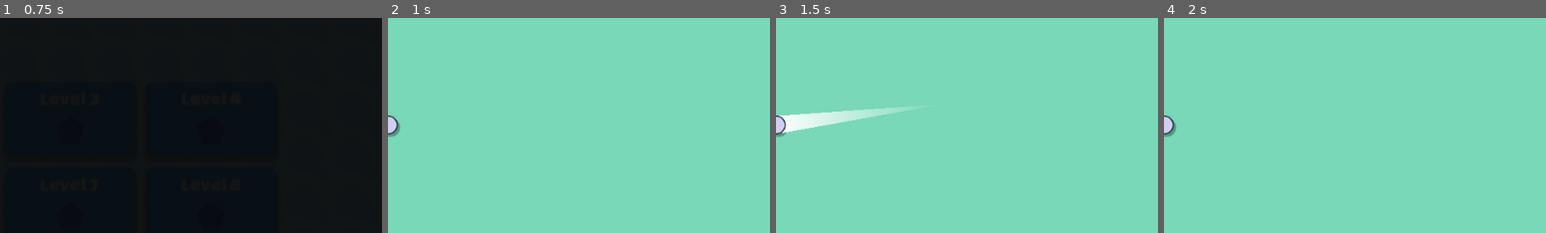
Above: before the commit, frames 1-4 (left to right).
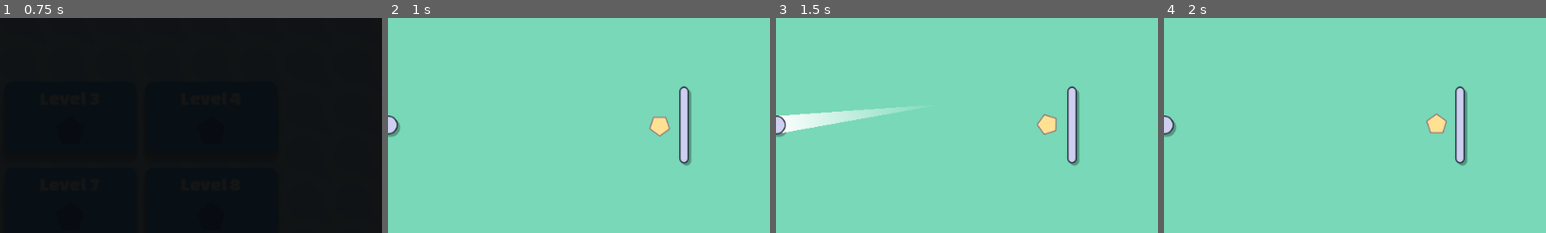
Above: after the commit, the same moments.

Repository: WirelessNine/Re-Cochet
Game: Godot game, scene res://scenes/main/main.tscn
The game is run twice, just before and just after one commit, with the same random seed, the same clock (stepped at 60 frames per second) and the same inputs.
Inputs (mouse positions are % of the whole screen's width and height, from its top left):
- Up to frame 1 (0.75 s): click (22, 48) at 0.5 s
- Up to frame 2 (1 s): no input
- Up to frame 3 (1.5 s): tap Enter (ui_accept) at 1.25 s; move the mouse to (72, 45) at 1.27 s; tap I at 1.35 s; click (72, 45) at 1.42 s
- Up to frame 4 (2 s): tap Enter (ui_accept) at 1.52 s
The pictures show only the part of the screen within x 50-100%, y 25-75%; the shares and areas given below are measured in that part.

Frame 1 is identical in both runs. In frame 2, 1.5% of the frame differs, in the area x 68-80%, y 31-69%; in frame 3, 1.5%; in frame 4, 1.5%.

Commit message:
Create levels

Diff:
--- a/scenes/levels/level_01.tscn
+++ b/scenes/levels/level_01.tscn
@@ -1,8 +1,9 @@
 [gd_scene format=3 uid="uid://c4f18m7owfw4d"]
 
 [ext_resource type="PackedScene" uid="uid://dhu4mu7mc1ft2" path="res://scenes/player/ball.tscn" id="1_m802k"]
-[ext_resource type="Script" uid="uid://du4roo37xvmjx" path="res://scenes/levels/level_2d.gd" id="1_uvc87"]
+[ext_resource type="Script" uid="uid://du4roo37xvmjx" path="res://scripts/level_2d.gd" id="1_uvc87"]
 [ext_resource type="PackedScene" uid="uid://ipnpybmkm30b" path="res://scenes/obstacles/wall.tscn" id="2_i2aat"]
+[ext_resource type="PackedScene" uid="uid://d7puovc8g6ot" path="res://scenes/player/pentagon.tscn" id="4_uvc87"]
 
 [node name="Level01" type="Node2D" unique_id=1967266403]
 script = ExtResource("1_uvc87")
@@ -20,3 +21,11 @@
 [node name="Wall" parent="." unique_id=251030527 instance=ExtResource("2_i2aat")]
 position = Vector2(-368, 0)
 metadata/_scene_painted = true
+
+[node name="Wall2" parent="." unique_id=1206347571 instance=ExtResource("2_i2aat")]
+position = Vector2(496, 0)
+metadata/_scene_painted = true
+
+[node name="Pentagon" parent="." unique_id=833800454 instance=ExtResource("4_uvc87")]
+position = Vector2(456, 0)
+metadata/_scene_painted = true
--- /dev/null
+++ b/scenes/levels/level_02.tscn
@@ -0,0 +1,40 @@
+[gd_scene format=3 uid="uid://pbgtu8y2ily3"]
+
+[ext_resource type="Script" uid="uid://du4roo37xvmjx" path="res://scripts/level_2d.gd" id="1_c5o3r"]
+[ext_resource type="PackedScene" uid="uid://dhu4mu7mc1ft2" path="res://scenes/player/ball.tscn" id="2_3acmf"]
+[ext_resource type="PackedScene" uid="uid://ipnpybmkm30b" path="res://scenes/obstacles/wall.tscn" id="3_yjjx0"]
+[ext_resource type="PackedScene" uid="uid://d7puovc8g6ot" path="res://scenes/player/pentagon.tscn" id="4_3acmf"]
+
+[node name="Level02" type="Node2D" unique_id=1967266403]
+script = ExtResource("1_c5o3r")
+level_id = 1
+canvas_color = Color(1, 0.64705884, 0.50980395, 1)
+min_hits_required = 1
+
+[node name="Camera" type="Camera2D" parent="." unique_id=271012844]
+unique_name_in_owner = true
+zoom = Vector2(0.5, 0.5)
+process_callback = 0
+
+[node name="Ball" parent="." unique_id=765945013 instance=ExtResource("2_3acmf")]
+unique_name_in_owner = true
+position = Vector2(0, 144)
+
+[node name="Wall" parent="." unique_id=251030527 instance=ExtResource("3_yjjx0")]
+position = Vector2(-368, 144)
+rotation = -0.7853982
+metadata/_scene_painted = true
+
+[node name="Wall2" parent="." unique_id=68445748 instance=ExtResource("3_yjjx0")]
+position = Vector2(-368, -192)
+rotation = 0.7853982
+metadata/_scene_painted = true
+
+[node name="Wall3" parent="." unique_id=874727129 instance=ExtResource("3_yjjx0")]
+position = Vector2(0, -192)
+rotation = -0.7853982
+metadata/_scene_painted = true
+
+[node name="Pentagon" parent="." unique_id=833800454 instance=ExtResource("4_3acmf")]
+position = Vector2(-192, -24)
+metadata/_scene_painted = true
--- /dev/null
+++ b/scenes/levels/level_03.tscn
@@ -0,0 +1,46 @@
+[gd_scene format=3 uid="uid://v6w18dbda5ck"]
+
+[ext_resource type="Script" uid="uid://du4roo37xvmjx" path="res://scripts/level_2d.gd" id="1_4wrbh"]
+[ext_resource type="PackedScene" uid="uid://dhu4mu7mc1ft2" path="res://scenes/player/ball.tscn" id="2_ps4tf"]
+[ext_resource type="PackedScene" uid="uid://7a6ncqx86fmf" path="res://scenes/obstacles/weak_wall.tscn" id="3_4wrbh"]
+[ext_resource type="PackedScene" uid="uid://d7puovc8g6ot" path="res://scenes/player/pentagon.tscn" id="4_ps4tf"]
+
+[node name="Level03" type="Node2D" unique_id=1967266403]
+script = ExtResource("1_4wrbh")
+level_id = 2
+canvas_color = Color(0.7294118, 0.9019608, 1, 1)
+min_hits_required = 3
+
+[node name="Camera" type="Camera2D" parent="." unique_id=271012844]
+unique_name_in_owner = true
+zoom = Vector2(0.5, 0.5)
+process_callback = 0
+
+[node name="Ball" parent="." unique_id=765945013 instance=ExtResource("2_ps4tf")]
+unique_name_in_owner = true
+
+[node name="WeakWall" parent="." unique_id=2105004682 instance=ExtResource("3_4wrbh")]
+position = Vector2(-144, 0)
+metadata/_scene_painted = true
+
+[node name="WeakWall2" parent="." unique_id=1195274857 instance=ExtResource("3_4wrbh")]
+position = Vector2(104, 0)
+metadata/_scene_painted = true
+
+[node name="WeakWall3" parent="." unique_id=1085012469 instance=ExtResource("3_4wrbh")]
+position = Vector2(272, 0)
+metadata/_scene_painted = true
+
+[node name="WeakWall4" parent="." unique_id=711604468 instance=ExtResource("3_4wrbh")]
+position = Vector2(104, 208)
+rotation = 1.5707964
+metadata/_scene_painted = true
+
+[node name="WeakWall5" parent="." unique_id=938956256 instance=ExtResource("3_4wrbh")]
+position = Vector2(104, -232)
+rotation = 1.5707964
+metadata/_scene_painted = true
+
+[node name="Pentagon" parent="." unique_id=833800454 instance=ExtResource("4_ps4tf")]
+position = Vector2(104, -192)
+metadata/_scene_painted = true
--- /dev/null
+++ b/scenes/levels/level_04.tscn
@@ -0,0 +1,19 @@
+[gd_scene format=3 uid="uid://d0vl1kkixfw85"]
+
+[ext_resource type="Script" uid="uid://du4roo37xvmjx" path="res://scripts/level_2d.gd" id="1_nanf4"]
+[ext_resource type="PackedScene" uid="uid://dhu4mu7mc1ft2" path="res://scenes/player/ball.tscn" id="2_j6e47"]
+
+[node name="Level04" type="Node2D" unique_id=1967266403]
+script = ExtResource("1_nanf4")
+level_id = 3
+canvas_color = Color(0.74509805, 0.60784316, 1, 1)
+min_hits_required = 4
+
+[node name="Camera" type="Camera2D" parent="." unique_id=271012844]
+unique_name_in_owner = true
+zoom = Vector2(0.5, 0.5)
+process_callback = 0
+
+[node name="Ball" parent="." unique_id=765945013 instance=ExtResource("2_j6e47")]
+unique_name_in_owner = true
+position = Vector2(-555, 0)
--- a/scenes/ui/title_screen.tscn
+++ b/scenes/ui/title_screen.tscn
@@ -4,6 +4,9 @@
 [ext_resource type="Texture2D" uid="uid://bnuvk0xuxhrge" path="res://resources/textures/ui/pattern.tres" id="2_aqpy5"]
 [ext_resource type="PackedScene" uid="uid://cf7bdm0yyjqnq" path="res://scenes/ui/level_button.tscn" id="3_w8uqo"]
 [ext_resource type="PackedScene" uid="uid://c4f18m7owfw4d" path="res://scenes/levels/level_01.tscn" id="4_a4ium"]
+[ext_resource type="PackedScene" uid="uid://pbgtu8y2ily3" path="res://scenes/levels/level_02.tscn" id="5_r23qo"]
+[ext_resource type="PackedScene" uid="uid://v6w18dbda5ck" path="res://scenes/levels/level_03.tscn" id="6_cfe2f"]
+[ext_resource type="PackedScene" uid="uid://d0vl1kkixfw85" path="res://scenes/levels/level_04.tscn" id="7_6ik4u"]
 
 [node name="TitleScreen" type="PanelContainer" unique_id=2008179970]
 anchors_preset = 15
@@ -54,14 +57,17 @@
 
 [node name="level02" parent="LevelsGrid" unique_id=1469041270 instance=ExtResource("3_w8uqo")]
 layout_mode = 2
+level = ExtResource("5_r23qo")
 level_name = "Level 2"
 
 [node name="level03" parent="LevelsGrid" unique_id=2136381493 instance=ExtResource("3_w8uqo")]
 layout_mode = 2
+level = ExtResource("6_cfe2f")
 level_name = "Level 3"
 
 [node name="level04" parent="LevelsGrid" unique_id=1393824517 instance=ExtResource("3_w8uqo")]
 layout_mode = 2
+level = ExtResource("7_6ik4u")
 level_name = "Level 4"
 
 [node name="level05" parent="LevelsGrid" unique_id=1645563999 instance=ExtResource("3_w8uqo")]
Renamed: scenes/levels/level_2d.gd -> scripts/level_2d.gd
Renamed: scenes/levels/level_2d.gd.uid -> scripts/level_2d.gd.uid
Not shown, changed: kanban_tasks_data.kanban
